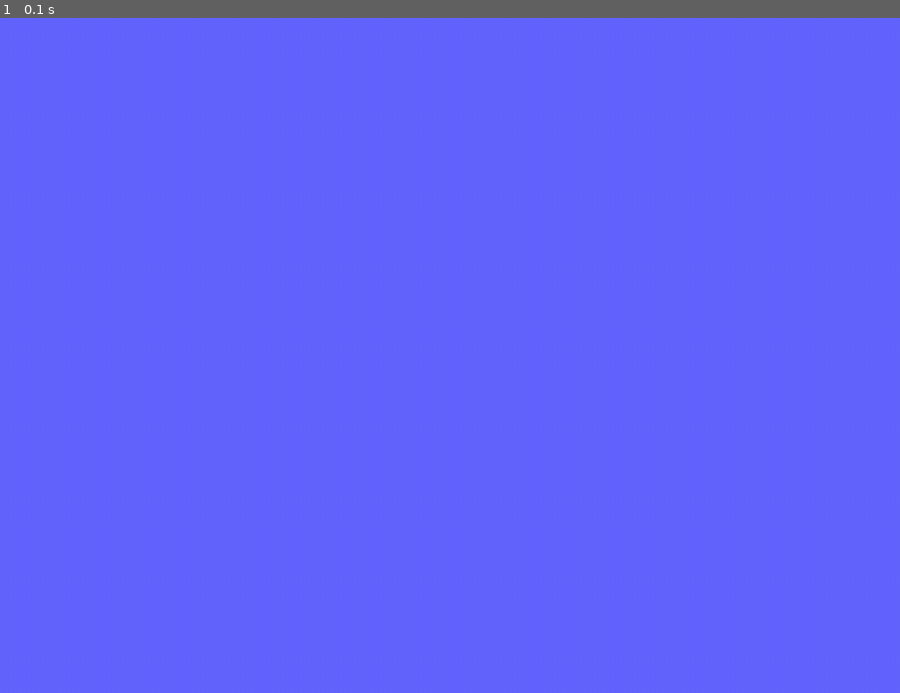
Above: before the commit, frame 1.
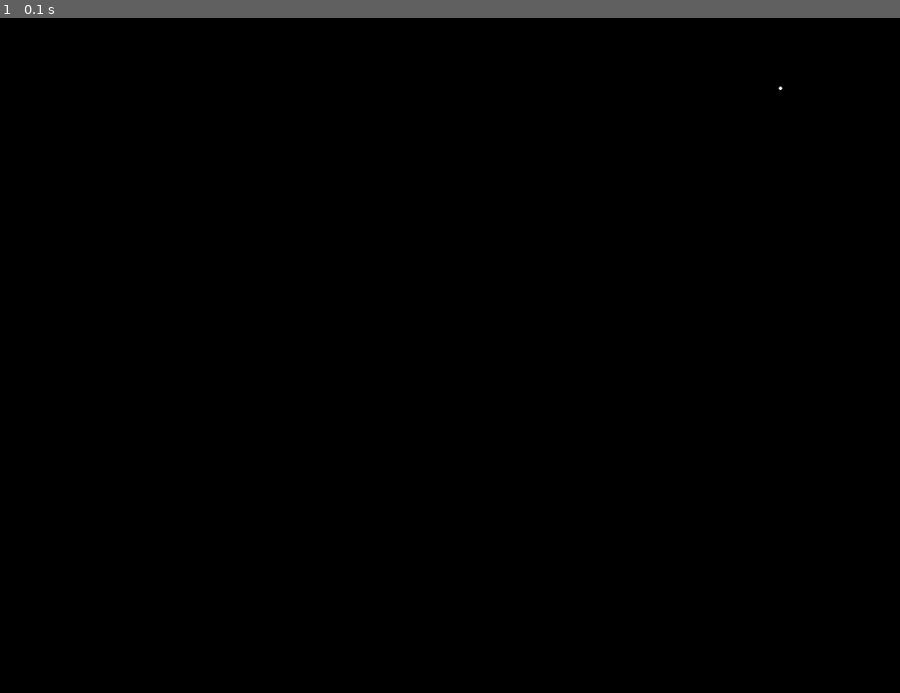
Above: after the commit, the same moment.

Repository: teacherubial/Programming-Projects-2021
Game: pygame game, started from relaxing_snowscape.py
Two runs of this game, one before a commit and one after it. Both use one fixed random seed, a clock stepped at 60 frames per second and the inputs below.
Inputs:
- Up to frame 1 (0.1 s): no input

The runs differ from the first frame. In frame 1, 100% of the frame differs, in the area x 0-100%, y 0-100%.

Commit message:
Created snow and created one object

Diff:
--- a/relaxing_snowscape.py
+++ b/relaxing_snowscape.py
@@ -2,6 +2,7 @@
 # Author: Ubial
 
 
+import random
 import pygame
 
 pygame.init()
@@ -11,7 +12,7 @@
 RED   = (255,   0,   0)
 GREEN = (  0, 255,   0)
 BLUE  = (  0,   0, 255)
-BGCOLOUR = (100, 100, 255)
+BGCOLOUR = BLACK
 
 SCREEN_WIDTH  = 1024
 SCREEN_HEIGHT = 768
@@ -20,9 +21,23 @@
 
 
 class Snowflake:
-    """"""
+    """Snowflake on the screen
+
+    Attributes:
+        size: radius of snowflake in px
+        coords: {x: int, y:int}
+        y_vel: falling velocity in px/sec
+        colour: (r, g, b)
+    """
     def __init__(self):
-        pass
+        self.size = 2
+        # randomly place the snow on the screen
+        self.coords = (
+            random.randrange(0, SCREEN_WIDTH),
+            random.randrange(0, SCREEN_HEIGHT)
+        )
+        self.y_vel = 4
+        self.colour = WHITE
 
 def main() -> None:
     """Driver of the Python script"""
@@ -33,6 +48,9 @@
     # Create some local variables that describe the environment
     done = False
     clock = pygame.time.Clock()
+
+    # Create one snowflake
+    snow = Snowflake()
 
     # ----------- MAIN LOOP
     while not done:
@@ -46,6 +64,9 @@
         # ----------- DRAW THE ENVIRONMENT
         screen.fill(BGCOLOUR)      # fill with bgcolor
 
+        # draw the snowflake
+        pygame.draw.circle(screen, snow.colour, snow.coords, snow.size)
+
         # Update the screen
         pygame.display.flip()
 
